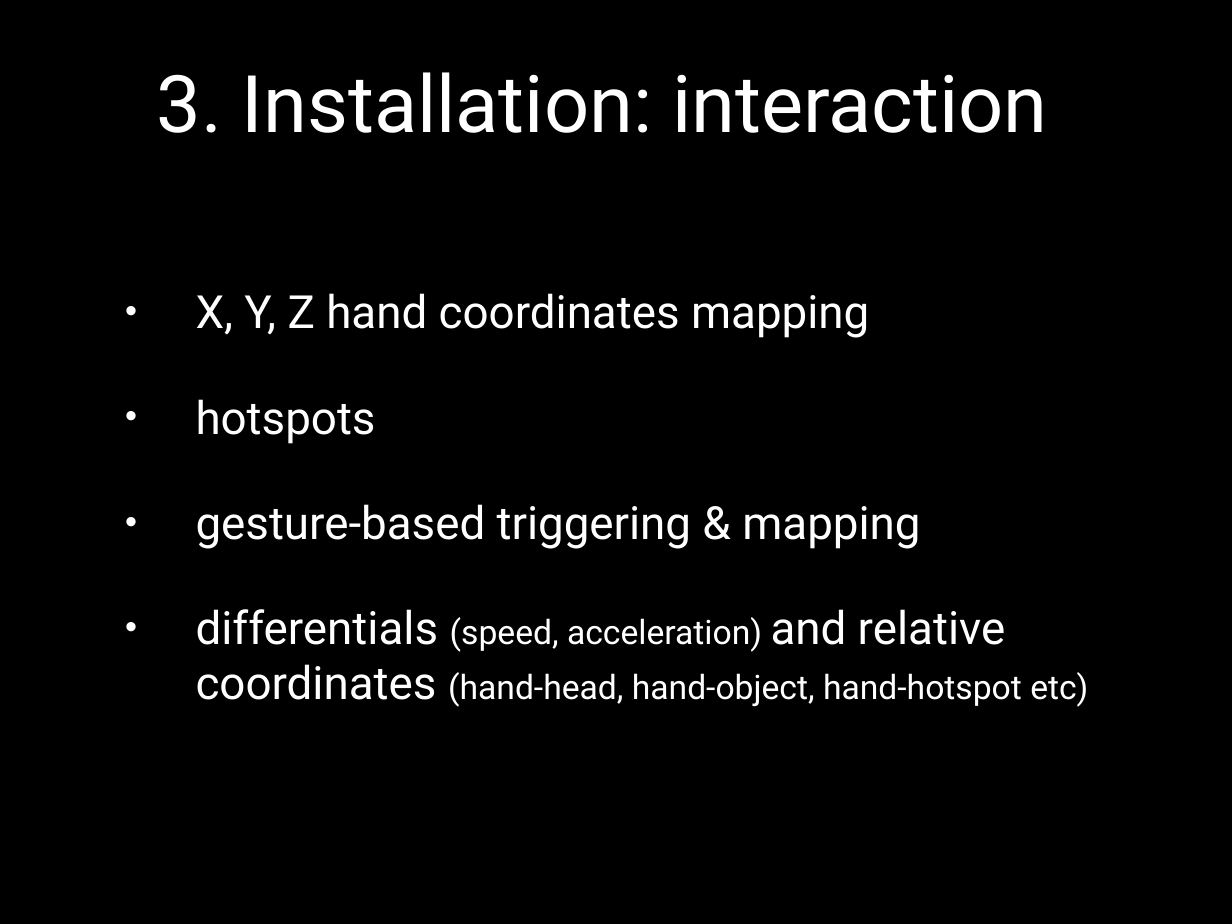
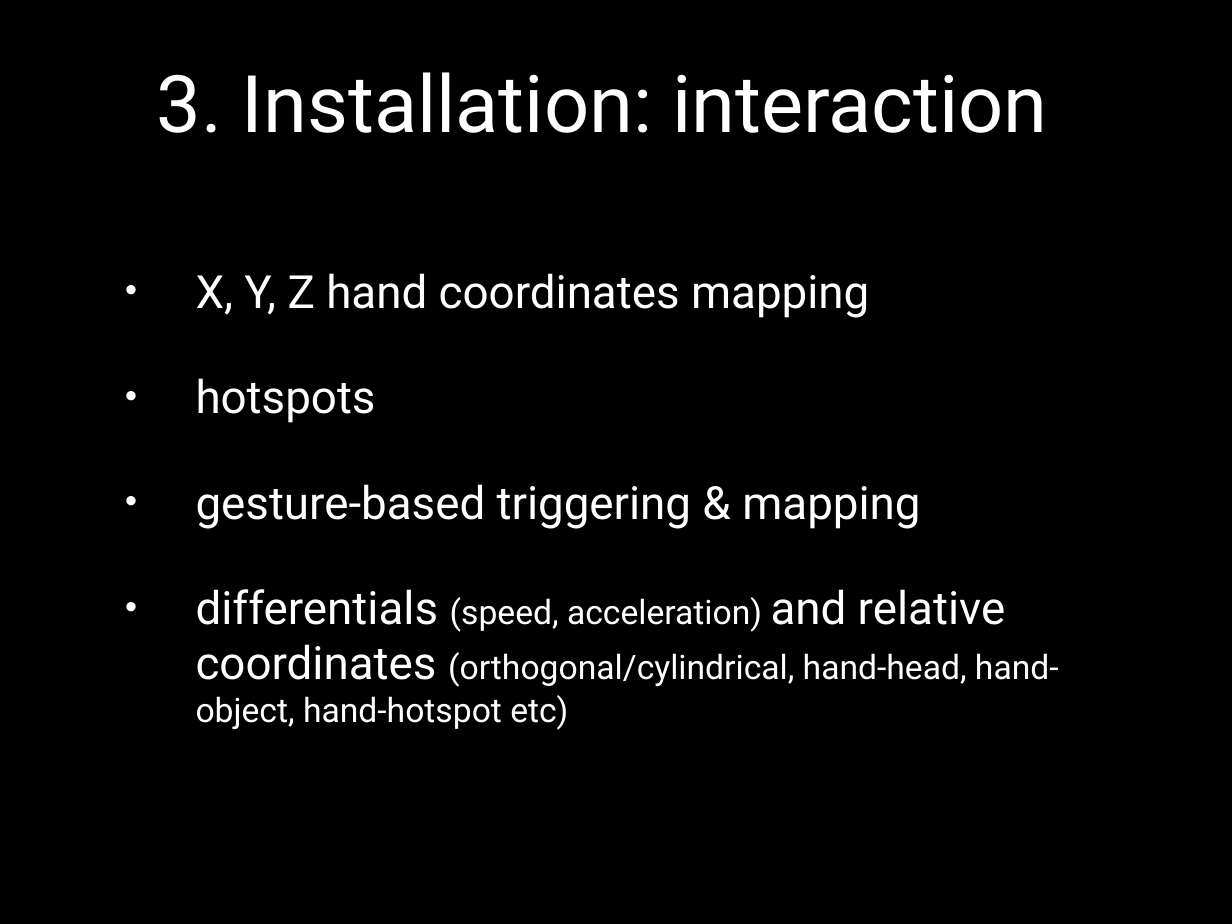
Before and after one commit to RVirmoors/viconOSC, a slide deck: slide 8 of _am/_ppt/amostly-grig.pptx. Drawn at 1232x924 pixels with LibreOffice and Linux fonts; fonts in the diff are those of the drawing. Boxes give left, top, right and bottom in pixels: in the first picture for what was removed or moved away, otherwise in the second. Text is boxed around its words. In the diff, an @@ line names an element or a change of style, - is before the commit and + after.

```diff
--- a/_am/_ppt/amostly-grig.pptx
+++ b/_am/_ppt/amostly-grig.pptx
@@ text at (x1=196, y1=589, x2=1059, y2=730): text changed @@
-• differentials (speed, acceleration) and relative coordinates (hand-head, hand-object, hand-hotspot etc)
+• differentials (speed, acceleration) and relative coordinates (orthogonal/cylindrical, hand-head, hand-object, hand-hotspot etc)
```
Also in this commit, not shown: 3 other slides changed, 1 slide added.
